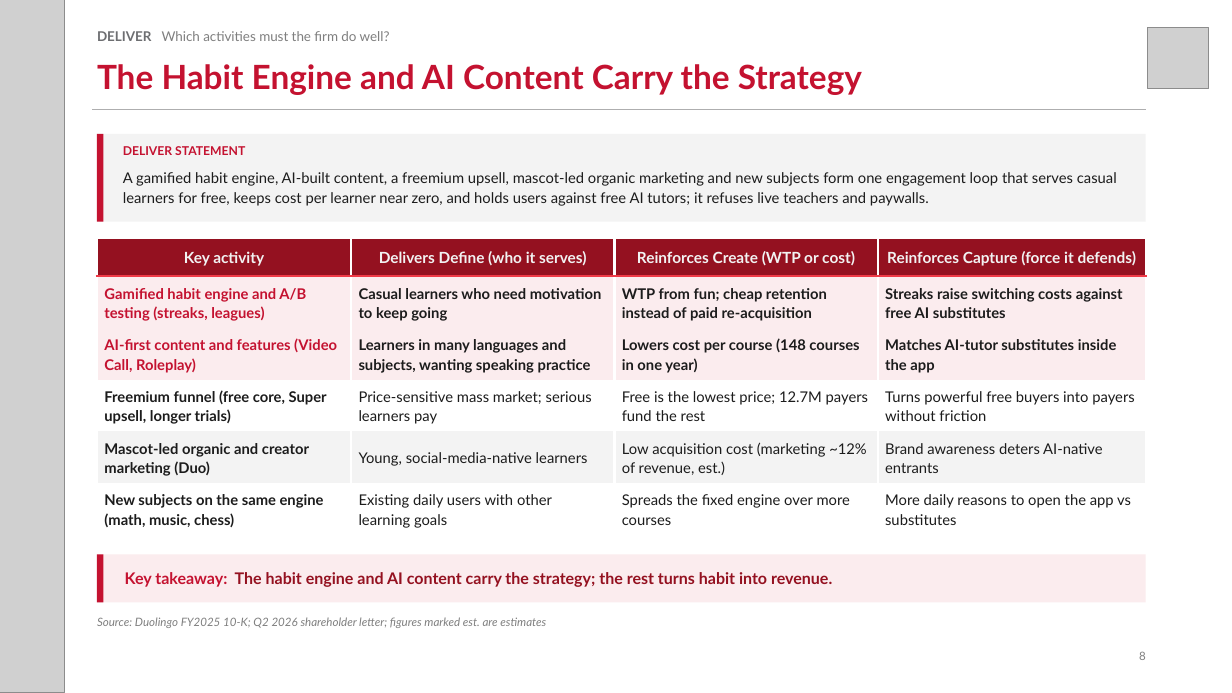
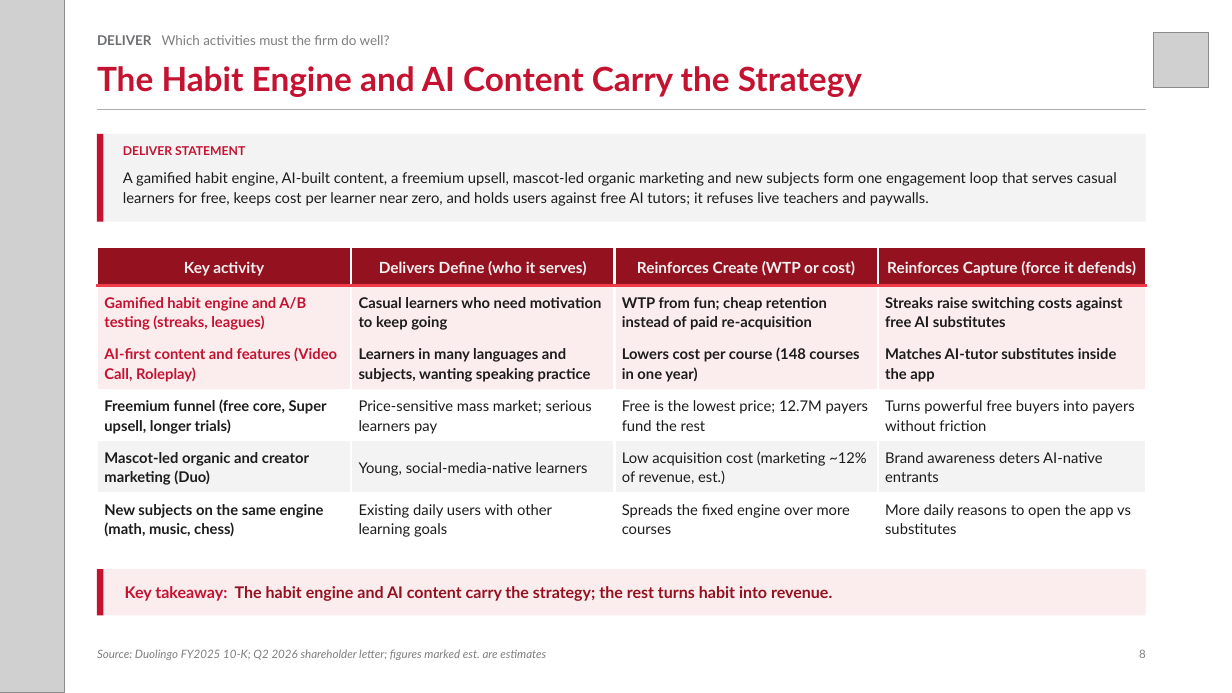
Before and after one commit to zuhayr77/AI-Business-Strategy-Agent, a slide deck: slide 8 of dccd-strategy-agent/examples/Duolingo_DCCD.pptx. Drawn at 1232x693 pixels with LibreOffice and Linux fonts; fonts in the diff are those of the drawing; grey boxes stand for pictures. Boxes give left, top, right and bottom in pixels: in the first picture for what was removed or moved away, otherwise in the second. Text is boxed around its words. In the diff, an @@ line names an element or a change of style, - is before the commit and + after.

```diff
--- a/dccd-strategy-agent/examples/Duolingo_DCCD.pptx
+++ b/dccd-strategy-agent/examples/Duolingo_DCCD.pptx
@@ text "DELIVER Which activities must the ...": place and size @@
-text "DELIVER Which activities must the ..." at [97,31,390,41]
+text "DELIVER Which activities must the ..." at [97,35,390,45]
@@ picture: place and size @@
-picture at [1148,28,1209,89]
+picture at [1153,32,1209,88]
@@ table: place and size @@
-table at [97,238,1146,535]
+table at [97,247,1146,544]
@@ 2 rectangles, 1 text: place and size @@
-2 rectangles, 1 text at [97,555,1146,603]
+2 rectangles, 1 text at [97,569,1146,616]
@@ text "Source: Duolingo FY2025 10-K; Q2 ...": place and size @@
-text "Source: Duolingo FY2025 10-K; Q2 ..." at [97,617,546,628]
+text "Source: Duolingo FY2025 10-K; Q2 ..." at [97,649,546,660]
@@ text "Source: Duolingo FY2025 10-K; Q2 ..." at [97,649,546,660]: vertical alignment top to bottom @@
@@ text "8" at [1139,649,1146,658]: vertical alignment middle to bottom @@
```
Also in this commit, not shown: 8 other slides changed, 11 other files.
